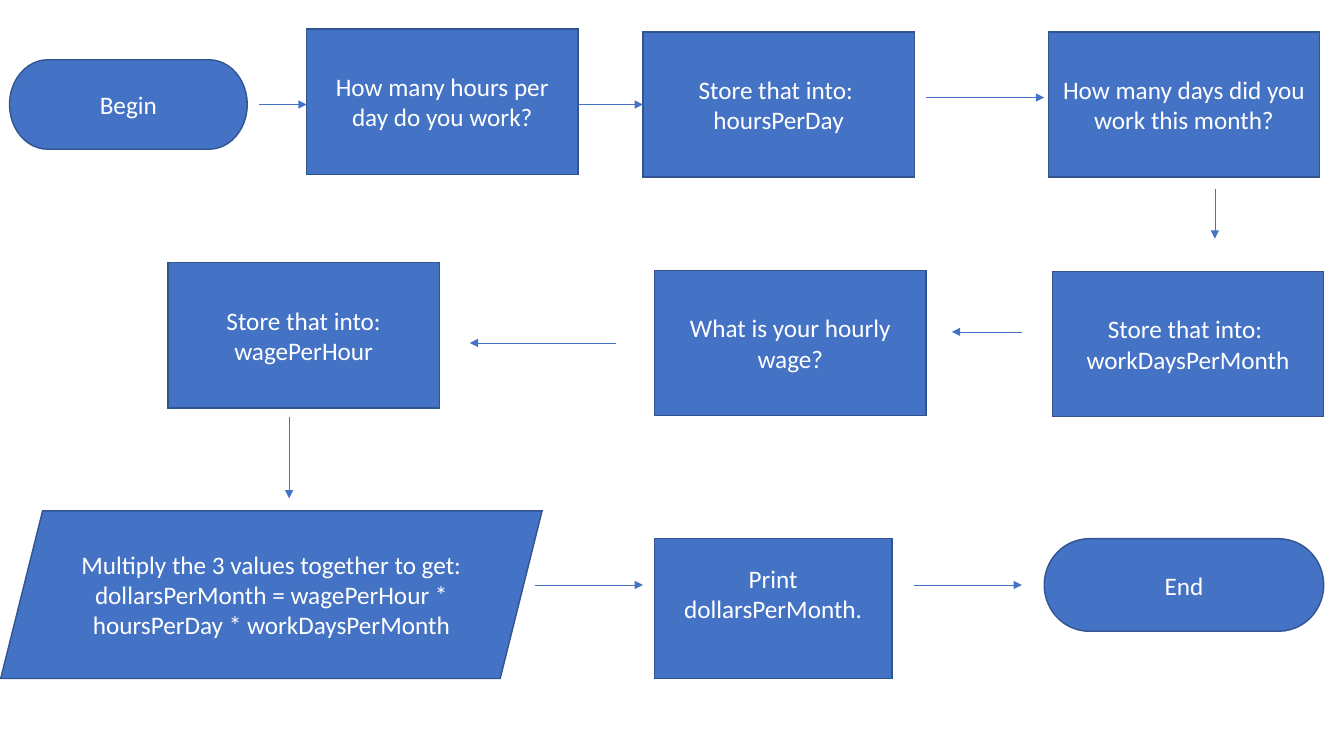
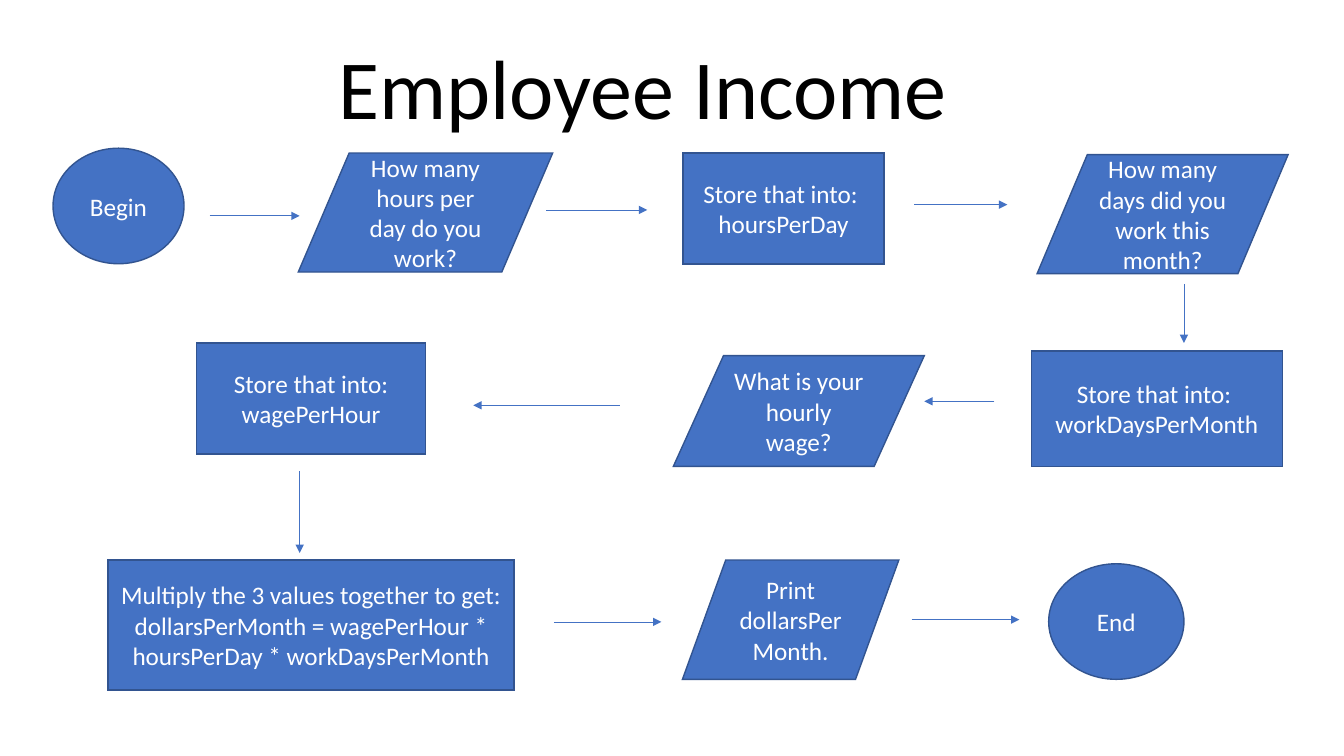
Before and after one commit to jnbeach/MSSA-Class, a slide deck: slide 1 of CSharp/Assignment 1/Flow Diagrams and Pseudo Code/Flow Diagrams.pptx. Drawn at 1344x756 pixels with LibreOffice and Linux fonts; fonts in the diff are those of the drawing. Boxes give left, top, right and bottom in pixels: in the first picture for what was removed or moved away, otherwise in the second. Text is boxed around its words. In the diff, an @@ line names an element or a change of style, - is before the commit and + after.

```diff
--- a/CSharp/Assignment 1/Flow Diagrams and Pseudo Code/Flow Diagrams.pptx
+++ b/CSharp/Assignment 1/Flow Diagrams and Pseudo Code/Flow Diagrams.pptx
@@ text added at box(338, 60, 946, 133), 60 pt, text #000000 @@
+Employee Income
@@ ellipse "Begin": place and size @@
-ellipse "Begin" at box(9, 59, 247, 149)
+ellipse "Begin" at box(53, 148, 185, 264)
@@ ellipse "Begin" at box(53, 148, 185, 264): pill shape to ellipse @@
@@ flow chart input output "How many hours per day ...": place and size @@
-flow chart input output "How many hours per day ..." at box(307, 29, 578, 174)
+flow chart input output "How many hours per day ..." at box(298, 153, 553, 272)
@@ rectangle "Store that into:": place and size @@
-rectangle "Store that into:" at box(643, 32, 914, 177)
+rectangle "Store that into:" at box(684, 153, 884, 264)
@@ rectangle to flow chart input output in 4 elements at box(683, 561, 899, 680), box(674, 356, 925, 467), box(298, 153, 553, 272), box(1037, 154, 1289, 273) @@
@@ flow chart input output "How many days did you ...": place and size @@
-flow chart input output "How many days did you ..." at box(1049, 32, 1320, 177)
+flow chart input output "How many days did you ..." at box(1037, 154, 1289, 273)
@@ arrow moved from (927, 98) - (1045, 98) to (914, 205) - (1007, 205) @@
@@ arrow moved from (259, 105) - (307, 105) to (210, 216) - (299, 216) @@
@@ arrow moved from (542, 105) - (643, 105) to (546, 210) - (647, 210) @@
@@ arrow moved from (1215, 190) - (1215, 239) to (1185, 284) - (1185, 343) @@
@@ rectangle "Store that into:": place and size @@
-rectangle "Store that into:" at box(168, 263, 440, 408)
+rectangle "Store that into:" at box(197, 343, 425, 454)
@@ flow chart input output "What is your hourly wage?": place and size @@
-flow chart input output "What is your hourly wage?" at box(655, 270, 927, 415)
+flow chart input output "What is your hourly wage?" at box(674, 356, 925, 467)
@@ rectangle "Store that into:": place and size @@
-rectangle "Store that into:" at box(1053, 271, 1324, 416)
+rectangle "Store that into:" at box(1031, 351, 1282, 467)
@@ arrow moved from (616, 343) - (470, 343) to (620, 405) - (474, 405) @@
@@ arrow moved from (1022, 332) - (952, 332) to (994, 401) - (925, 401) @@
@@ arrow moved from (289, 416) - (289, 498) to (299, 471) - (299, 554) @@
@@ rectangle "Multiply the 3 values together ...": place and size @@
-rectangle "Multiply the 3 values together ..." at box(1, 511, 542, 679)
+rectangle "Multiply the 3 values together ..." at box(108, 561, 514, 691)
@@ rectangle "Multiply the 3 values together ..." at box(108, 561, 514, 691): parallelogram to rectangle @@
@@ flow chart input output "Print dollarsPerMonth.": place and size @@
-flow chart input output "Print dollarsPerMonth." at box(654, 538, 892, 679)
+flow chart input output "Print dollarsPerMonth." at box(683, 561, 899, 680)
@@ ellipse "End" at box(1049, 564, 1184, 680): pill shape to ellipse @@
@@ ellipse "End": place and size @@
-ellipse "End" at box(1045, 538, 1324, 631)
+ellipse "End" at box(1049, 564, 1184, 680)
@@ arrow moved from (535, 585) - (643, 585) to (554, 622) - (661, 622) @@
@@ arrow moved from (914, 585) - (1022, 585) to (912, 620) - (1019, 620) @@
```
Also in this commit, not shown: 5 slides added, 12 other files.
